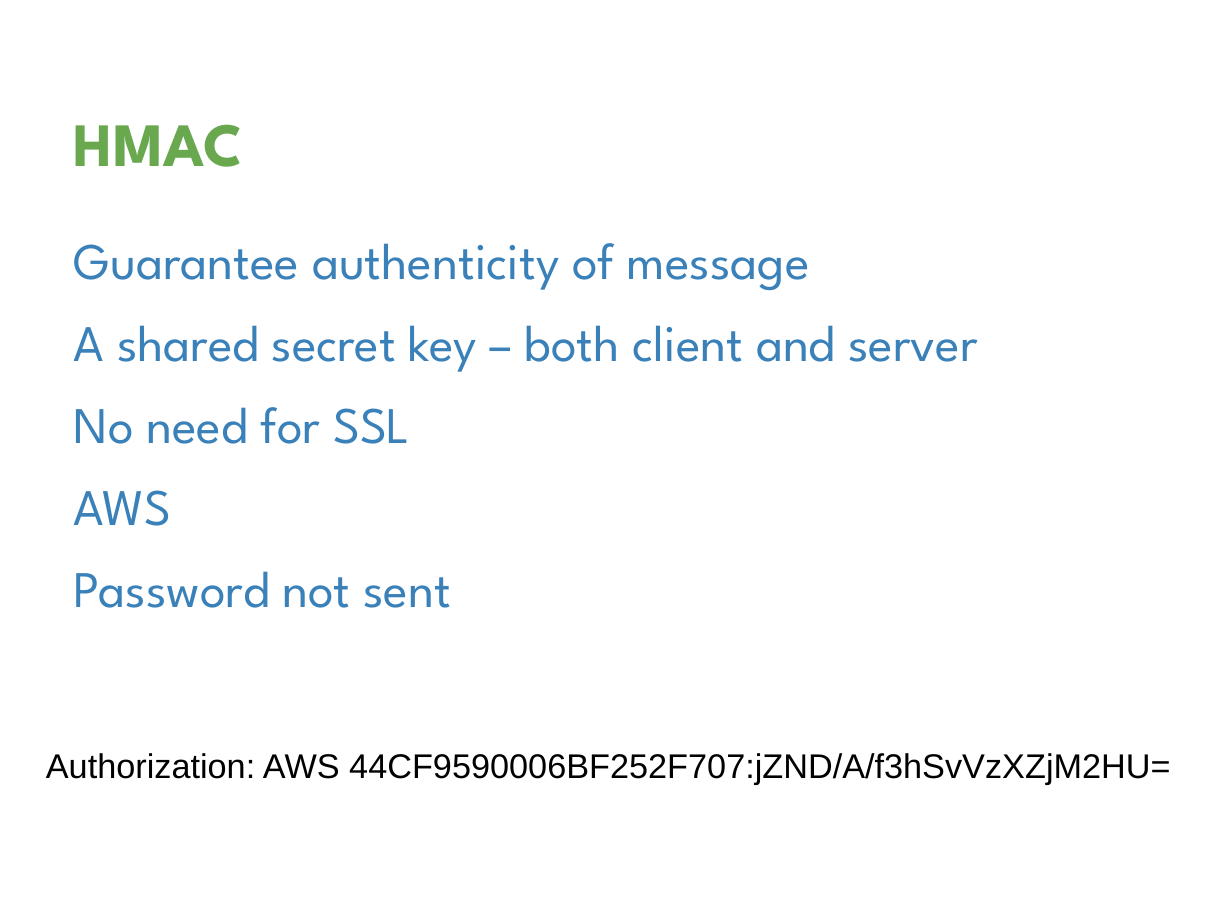
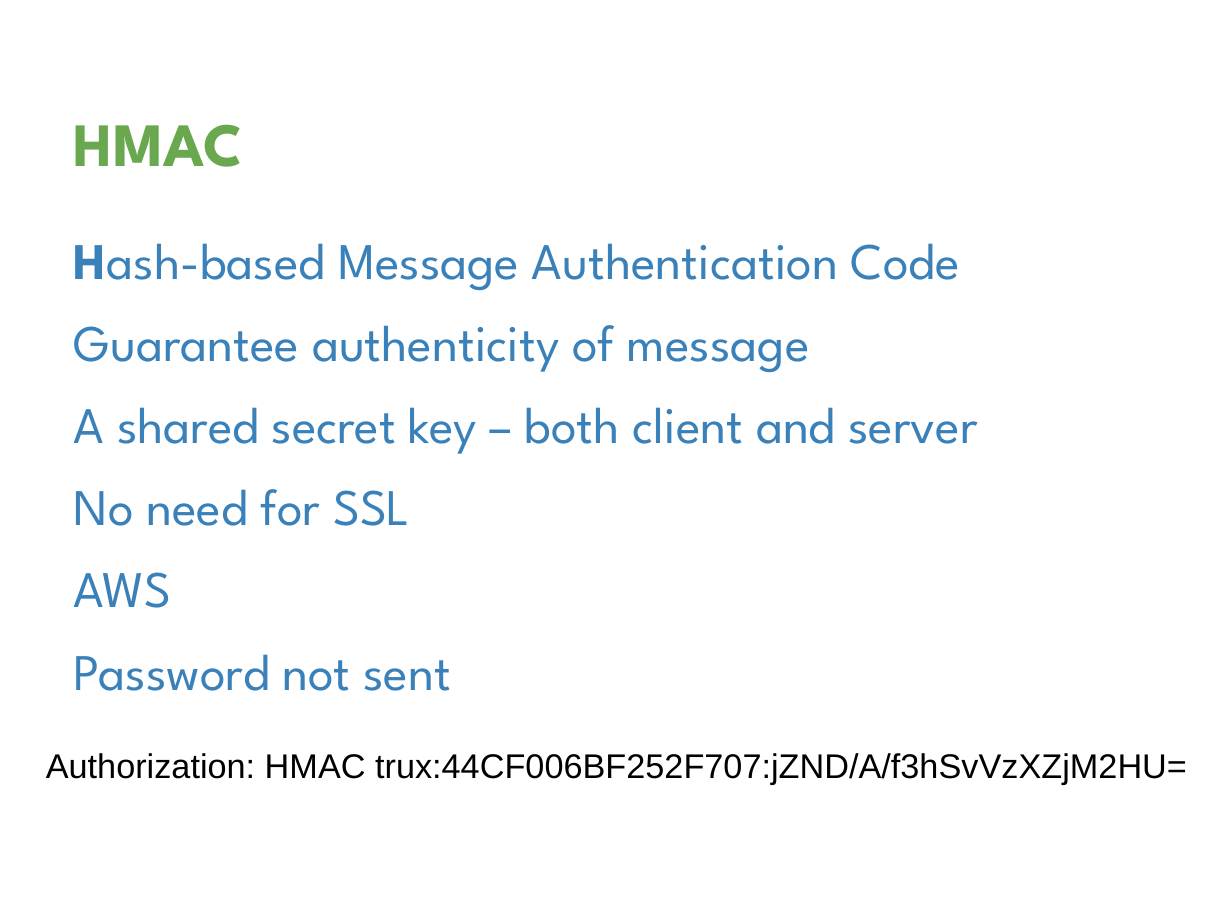
Before and after one commit to davetrux/gdgmidevfest-2017, a slide deck: slide 35 of MobileAuthWebWorld.pptx (slide 33 before the commit). Drawn at 1232x924 pixels with LibreOffice and Linux fonts; fonts in the diff are those of the drawing; background and template pictures are left out. Boxes give left, top, right and bottom in pixels: in the first picture for what was removed or moved away, otherwise in the second. Text is boxed around its words. In the diff, an @@ line names an element or a change of style, - is before the commit and + after.

```diff
--- a/MobileAuthWebWorld.pptx
+++ b/MobileAuthWebWorld.pptx
@@ text at (x1=74, y1=243, x2=960, y2=291): paragraph added @@
+Hash-based Message Authentication Code
@@ text at (x1=46, y1=753, x2=1187, y2=785): text changed @@
-Authorization: AWS 44CF9590006BF252F707:jZND/A/f3hSvVzXZjM2HU=
+Authorization: HMAC trux:44CF006BF252F707:jZND/A/f3hSvVzXZjM2HU=
```
Also in this commit, not shown: 7 other slides changed, 7 slides added, 5 slides removed.
